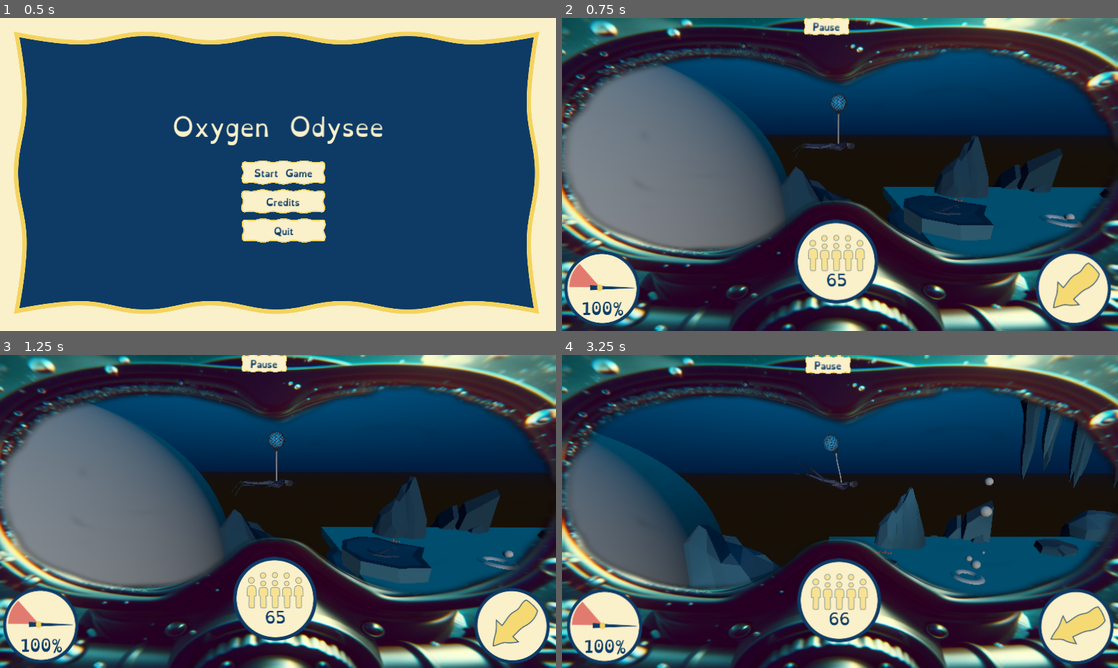
Above: before the commit, frames 1-4 (two rows, left to right).
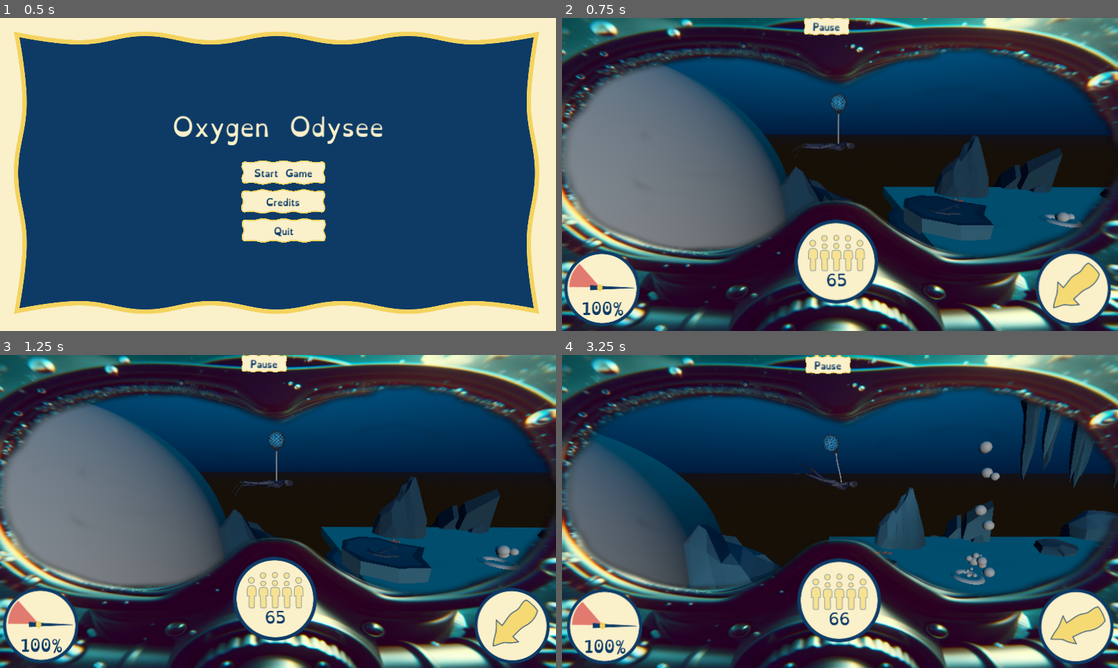
Above: after the commit, the same moments.

Repository: bastifpv/GGJ25
Game: Godot game, scene res://scenes/menu.tscn
The game is run twice, just before and just after one commit, with the same random seed, the same clock (stepped at 60 frames per second) and the same inputs.
Inputs:
- Up to frame 1 (0.5 s): no input
- Up to frame 2 (0.75 s): click "Start Game" at 0.5 s
- Up to frame 3 (1.25 s): no input
- Up to frame 4 (3.25 s): hold D (right) 1.28-2.03 s; hold S (down) 2.03-2.78 s; hold D (right) from 2.78 s (still down)

Frame 1 is identical in both runs. In frame 2, less than 0.1% of the frame differs, in the area x 88-92%, y 62-66%; in frame 3, 0.1%; in frame 4, 0.6%, in the area x 72-79%, y 27-72%.

Commit message:
repeat the junk placement on both sides in renderdistance

Diff:
--- a/scripts/worldgenerator.gd
+++ b/scripts/worldgenerator.gd
@@ -5,6 +5,8 @@
 const RENDER_DISTANCE = 50
 var MaxRenderd = 0
 var MinRenderd = 0
+var MaxPlacedChunks = 0
+var MinPlacedChunks = 0
 var player
 const CHUNK_SIZE = 50
 
@@ -21,6 +23,7 @@
 func _process(delta: float) -> void:
 	player = get_node("../PlayerRig/Player")
 	on_move_generate_sand(player.position)
+	on_move_place_chunk(player.position)
 	pass
 
 func generate_sand_initial():
@@ -55,16 +58,34 @@
 
 func generate_initial_world():
 	#Generate left Chunk
-	var chunk_right : Node3D = chunk1.instantiate()
-	add_child(chunk_right)
-	chunk_right.position = Vector3(0,0,0)
+	var chunk_right1 : Node3D = chunk1.instantiate()
+	add_child(chunk_right1)
+	chunk_right1.position = Vector3(0,0,0)
 	#Generate right Chunk
-	var chunk_left : Node3D = chunk1.instantiate()
-	add_child(chunk_left)
-	chunk_left.position = Vector3(0-CHUNK_SIZE,0,0)
+	var chunk_left1 : Node3D = chunk1.instantiate()
+	add_child(chunk_left1)
+	chunk_left1.position = Vector3(0-CHUNK_SIZE,0,0)
 
+	MaxPlacedChunks = 1
+	MinPlacedChunks = 1
+	pass
 
+func on_move_place_chunk(player_position):
+	print(str((player_position.x + RENDER_DISTANCE)/CHUNK_SIZE))
+	if (((player_position.x + RENDER_DISTANCE)/CHUNK_SIZE)>MaxPlacedChunks):
+		var chunk_right : Node3D = chunk1.instantiate()
+		add_child(chunk_right)
+		chunk_right.position = Vector3(0+(CHUNK_SIZE*MaxPlacedChunks),0,0)
+		print(CHUNK_SIZE*MaxPlacedChunks)
+		MaxPlacedChunks = MaxPlacedChunks + 1
+		print("place new chunk right")
 
-	print("generate initial world")
+	if (((player_position.x - RENDER_DISTANCE)/CHUNK_SIZE)<MinPlacedChunks):
+		var chunk_left : Node3D = chunk1.instantiate()
+		add_child(chunk_left)
+		chunk_left.position = Vector3(0-(CHUNK_SIZE*abs(MinPlacedChunks)),0,0)
+		print(CHUNK_SIZE*MinPlacedChunks)
+		MinPlacedChunks = MinPlacedChunks - 1
+		print("place new chunk left")
 
 	pass
